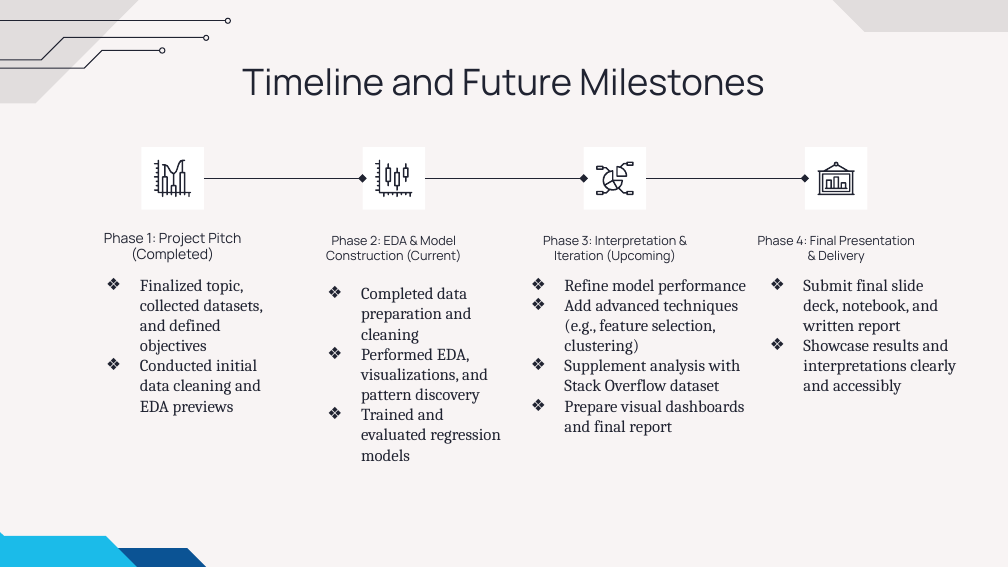
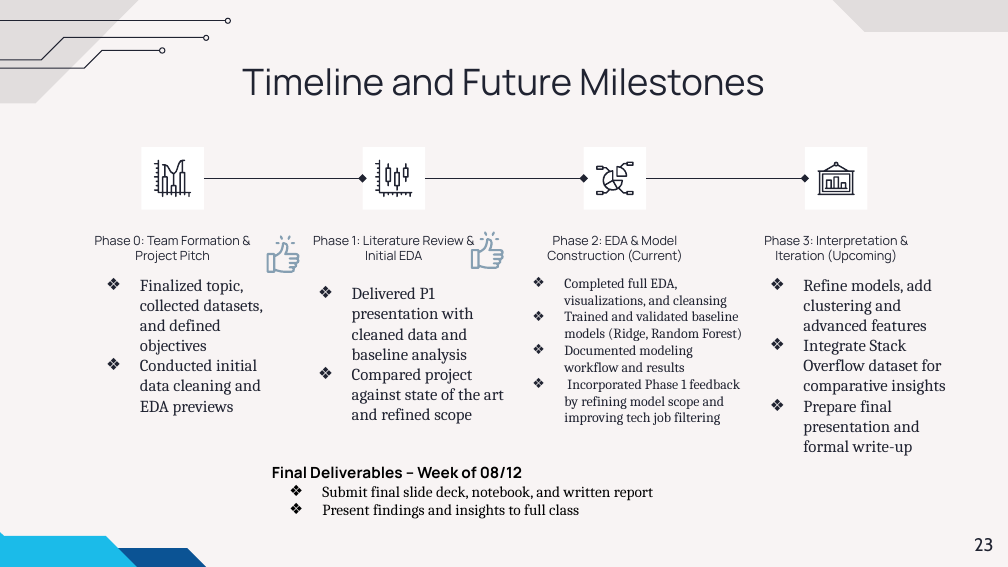
Before and after one commit to DATA606-Capstone-Project/devpay-insights, a slide deck: slide 23 of docs & PPTs/DS606_TeamA_Roman Rosario_Shah_Vakili_SalaryPred_P2.pptx (slide 16 before the commit). Drawn at 1008x567 pixels with LibreOffice and Linux fonts; fonts in the diff are those of the drawing. Boxes give left, top, right and bottom in pixels: in the first picture for what was removed or moved away, otherwise in the second. Text is boxed around its words. In the diff, an @@ line names an element or a change of style, - is before the commit and + after.

```diff
--- a/docs & PPTs/DS606_TeamA_Roman Rosario_Shah_Vakili_SalaryPred_P2.pptx
+++ b/docs & PPTs/DS606_TeamA_Roman Rosario_Shah_Vakili_SalaryPred_P2.pptx
@@ text at <box>95,235,240,263</box>: text changed; size 10 to 9 pt @@
-Phase 1: Project Pitch (Completed)
+Phase 0: Team Formation & Project Pitch
@@ text added at <box>313,236,464,260</box>, 9 pt, text #202331 @@
+Phase 1: Literature Review & Initial EDA
@@ group added at <box>471,232,504,269</box>: 5 freeform shapes @@
@@ text "Phase 2: EDA & Model ...": place and size @@
-text "Phase 2: EDA & Model ..." at <box>326,235,461,262</box>
+text "Phase 2: EDA & Model ..." at <box>547,235,682,262</box>
@@ text "Phase 3: Interpretation & Iteration ...": place and size @@
-text "Phase 3: Interpretation & Iteration ..." at <box>543,236,676,264</box>
+text "Phase 3: Interpretation & Iteration ..." at <box>764,236,897,263</box>
@@ text removed at <box>758,236,915,263</box> @@
-Phase 4: Final Presentation & Delivery
@@ group added at <box>266,236,299,273</box>: 5 freeform shapes @@
@@ text at <box>352,287,504,424</box>: text changed @@
-❖ Completed data preparation and cleaning
-❖ Performed EDA, visualizations, and pattern discovery
-❖ Trained and evaluated regression models
+❖ Delivered P1 presentation with cleaned data and baseline analysis
+❖ Compared project against state of the art and refined scope
@@ text at <box>564,278,742,425</box>: text changed; size 12 to 10 pt @@
-❖ Refine model performance
-❖ Add advanced techniques (e.g., feature selection, clustering)
-❖ Supplement analysis with Stack Overflow dataset
-❖ Prepare visual dashboards and final report
+❖ Completed full EDA, visualizations, and cleansing
+❖ Trained and validated baseline models (Ridge, Random Forest)
+❖ Documented modeling workflow and results
+❖ Incorporated Phase 1 feedback by refining model scope and improving tech job filtering
@@ text removed at <box>803,279,956,395</box> @@
-❖ Submit final slide deck, notebook, and written report
-❖ Showcase results and interpretations clearly and accessibly
@@ text added at <box>803,279,945,456</box>, 12 pt, text #202331 @@
+❖ Refine models, add clustering and advanced features
+❖ Integrate Stack Overflow dataset for comparative insights
+❖ Prepare final presentation and formal write-up
@@ text added at <box>272,466,653,519</box>, 11 pt, text #000000 @@
+Final Deliverables – Week of 08/12
+❖ Submit final slide deck, notebook, and written report
+❖ Present findings and insights to full class
@@ page number added at <box>974,538,993,552</box>, 13 pt, text #202331 @@
+23
```
Also in this commit, not shown: 11 other slides changed, 7 slides added, 1 other file.
